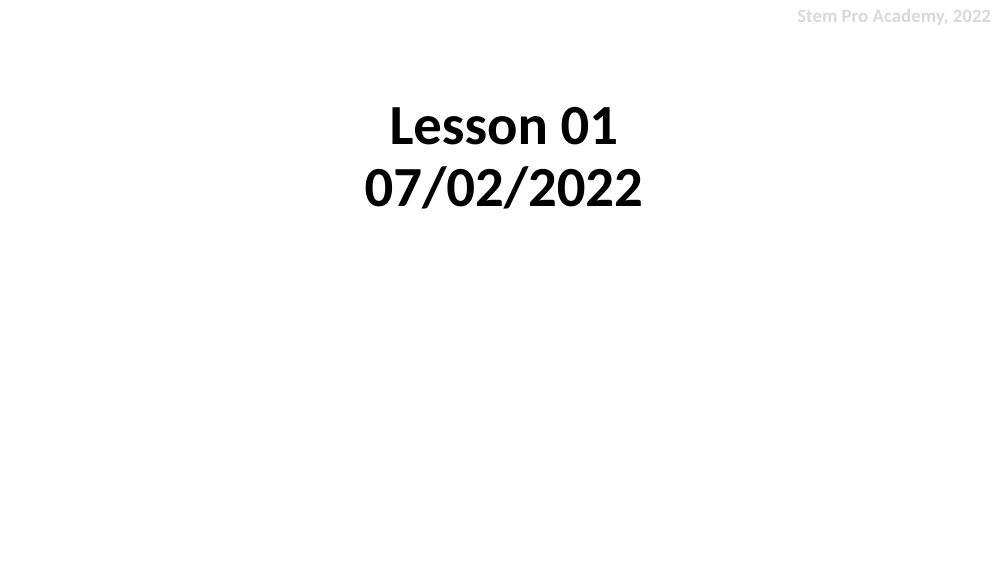
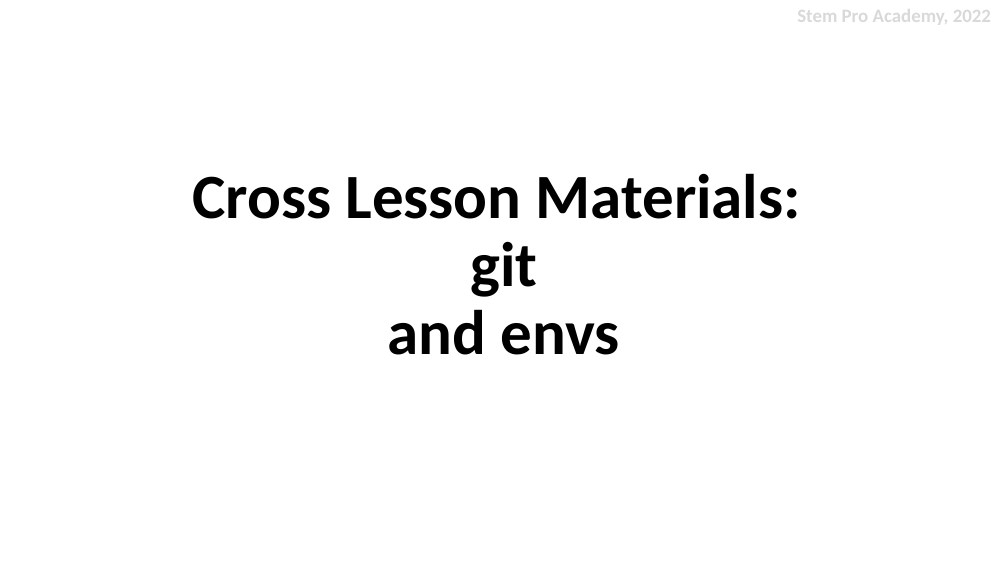
Before and after one commit to stemproaca/basemip, a slide deck: slide 1 of Lesssons/CrossLesson_gitbash_basemip.pptx. Drawn at 1008x567 pixels with LibreOffice and Linux fonts; fonts in the diff are those of the drawing. Boxes give left, top, right and bottom in pixels: in the first picture for what was removed or moved away, otherwise in the second. Text is boxed around its words. In the diff, an @@ line names an element or a change of style, - is before the commit and + after.

Commit message:
add cross lesson

```diff
--- a/Lesssons/CrossLesson_gitbash_basemip.pptx
+++ b/Lesssons/CrossLesson_gitbash_basemip.pptx
@@ title at <box>192,173,801,355</box>: text changed; size 54 to 60 pt @@
-Lesson 01
-07/02/2022
+Cross Lesson Materials:
+git
+and envs
```
